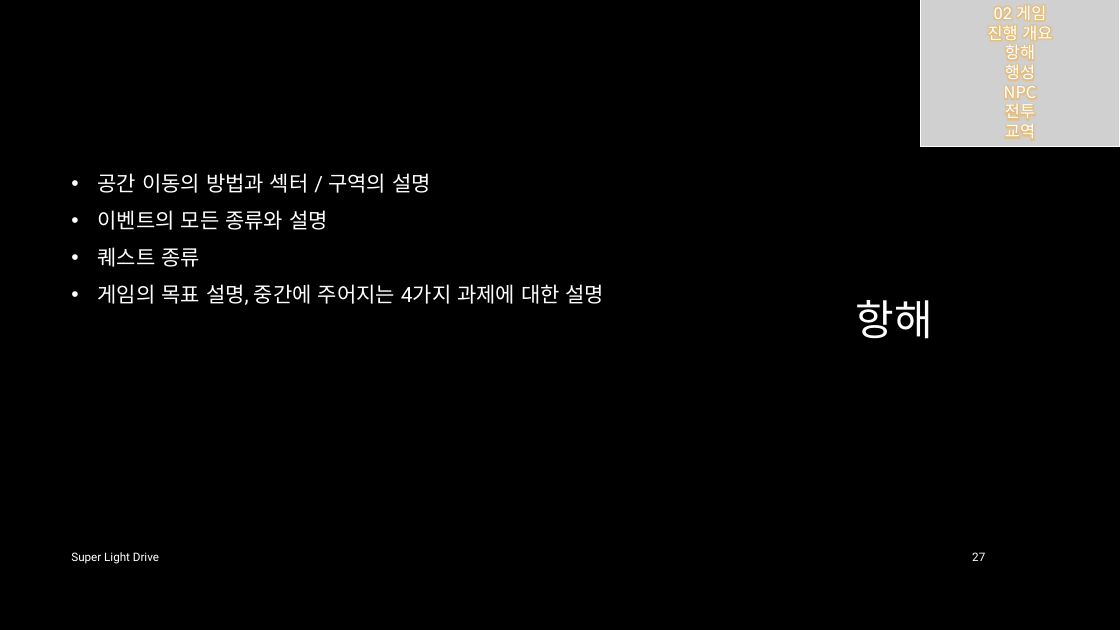
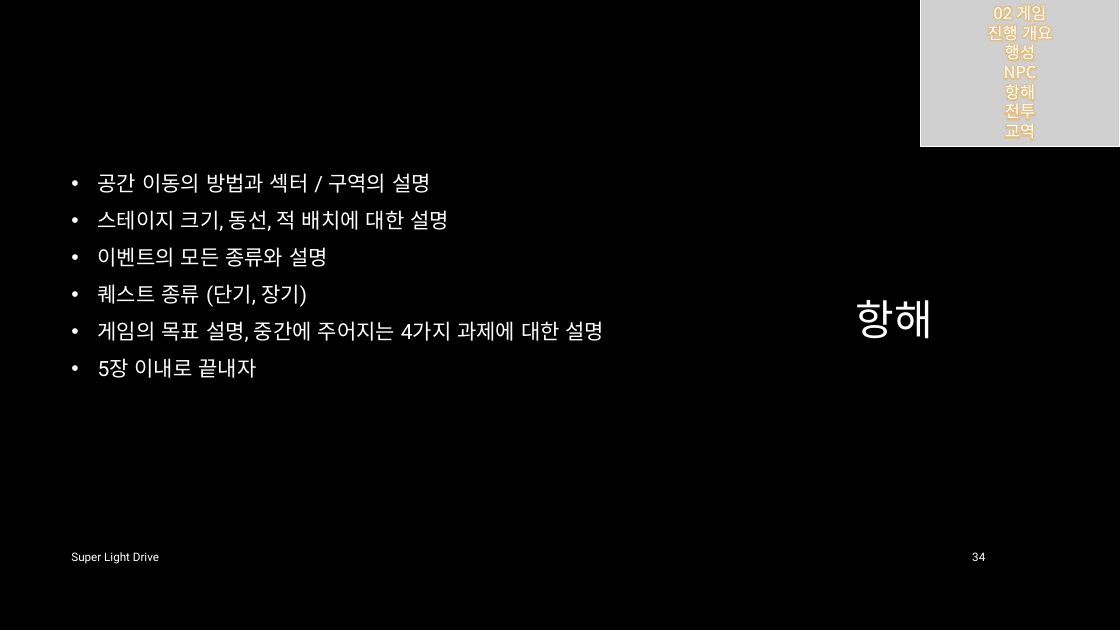
Before and after one commit to iconstudio/2017-Platformer, a slide deck: slide 34 of slides/SuperLightDrive_20171228.pptx (slide 27 before the commit). Drawn at 1120x630 pixels with LibreOffice and Linux fonts; fonts in the diff are those of the drawing; grey boxes stand for pictures; background and template pictures are left out. Boxes give left, top, right and bottom in pixels: in the first picture for what was removed or moved away, otherwise in the second. Text is boxed around its words. In the diff, an @@ line names an element or a change of style, - is before the commit and + after.

```diff
--- a/slides/SuperLightDrive_20171228.pptx
+++ b/slides/SuperLightDrive_20171228.pptx
@@ text in picture at [1005,45,1035,61]: paragraph removed @@
-항해
@@ text in picture at [1005,85,1035,101]: paragraph added @@
+항해
@@ text at [98,210,449,231]: paragraph added @@
+• 스테이지 크기, 동선, 적 배치에 대한 설명
@@ text at [98,284,307,307]: text changed @@
-• 퀘스트 종류
+• 퀘스트 종류 (단기, 장기)
@@ text at [98,358,257,378]: paragraph added @@
+• 5장 이내로 끝내자
@@ page number at [972,552,985,561]: text changed @@
-27
+34
```
Also in this commit, not shown: 19 other slides changed, 5 slides added.
